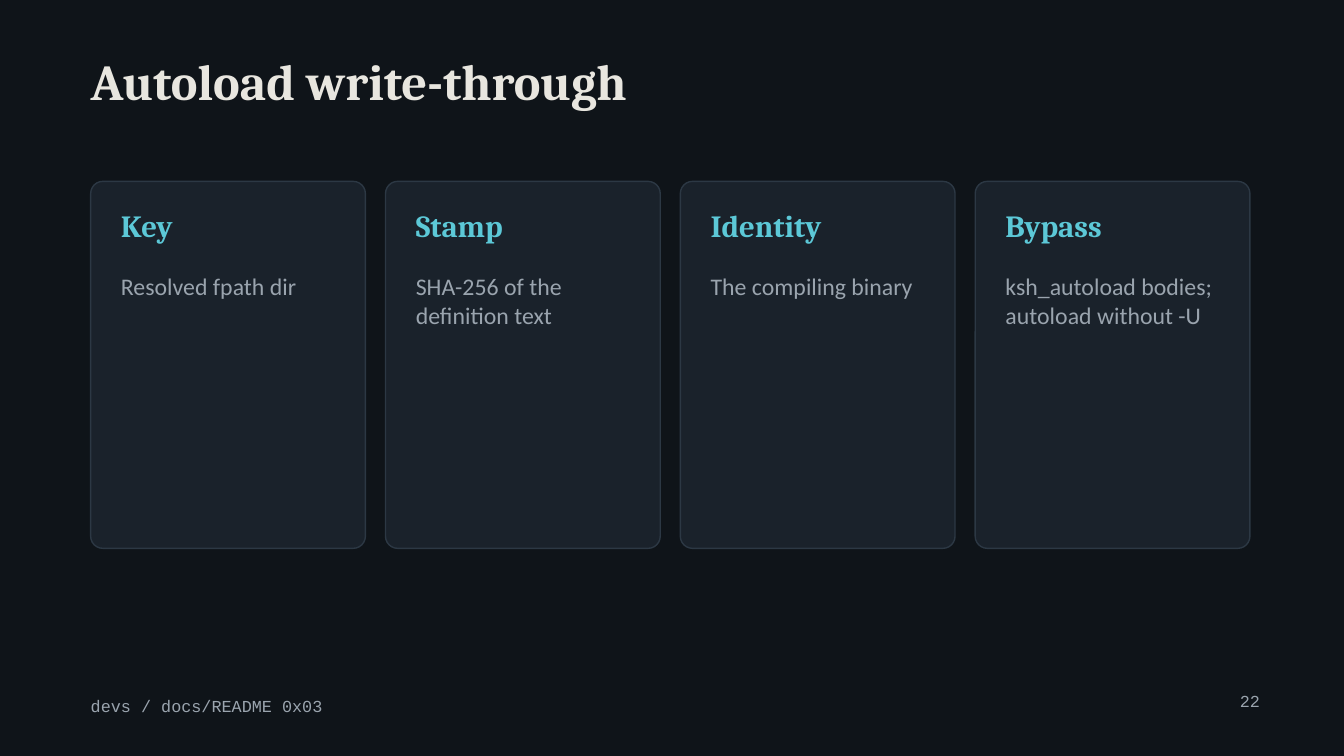
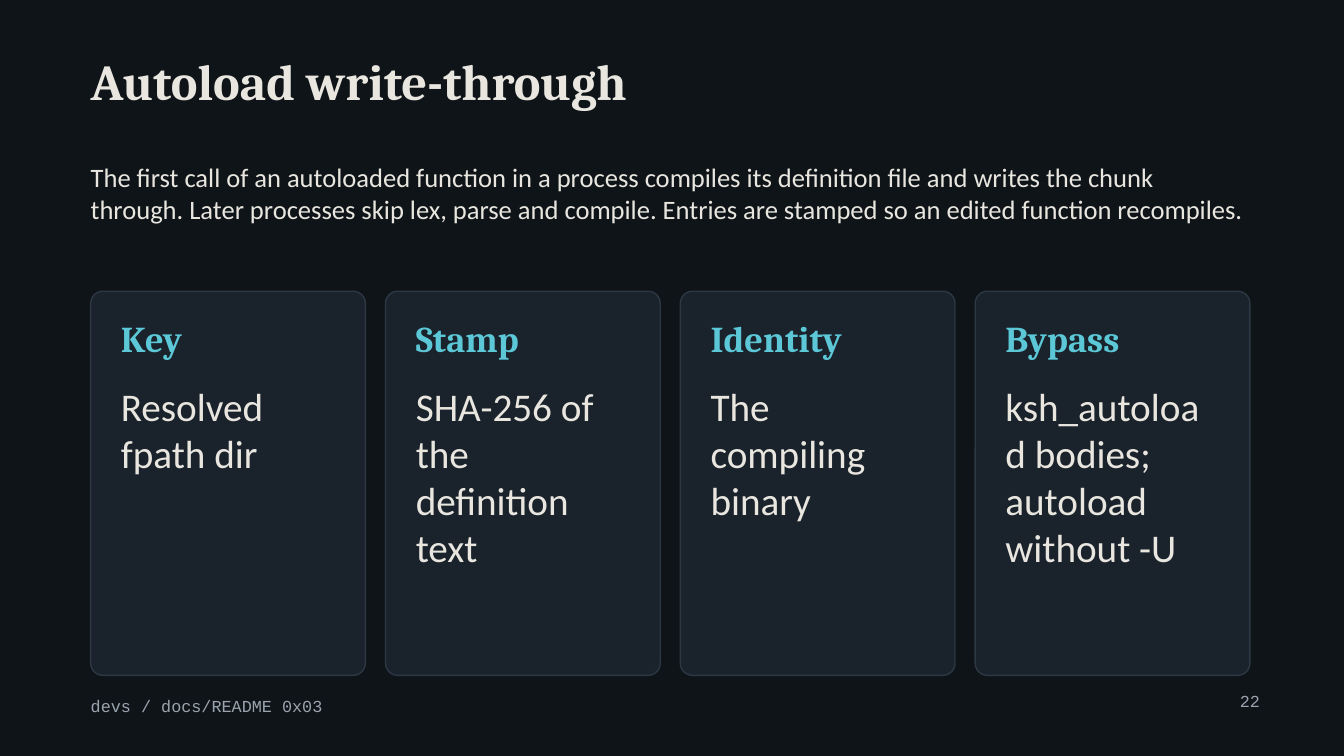
Before and after one commit to MenkeTechnologies/zshrs, a slide deck: slide 22 of docs/talk-devs.pptx. Drawn at 1344x756 pixels with LibreOffice and Linux fonts; fonts in the diff are those of the drawing; background and template pictures are left out. Boxes give left, top, right and bottom in pixels: in the first picture for what was removed or moved away, otherwise in the second. Text is boxed around its words. In the diff, an @@ line names an element or a change of style, - is before the commit and + after.

```diff
--- a/docs/talk-devs.pptx
+++ b/docs/talk-devs.pptx
@@ text added at [91, 168, 1242, 224], 19 pt, text #E8E6DF @@
+The first call of an autoloaded function in a process compiles its definition file and writes the chunk through. Later processes skip lex, parse and compile. Entries are stamped so an edited function recompiles.
@@ rounded rectangle: place and size @@
-rounded rectangle at [91, 181, 366, 548]
+rounded rectangle at [91, 291, 366, 676]
@@ rounded rectangle: place and size @@
-rounded rectangle at [386, 181, 661, 548]
+rounded rectangle at [386, 291, 661, 676]
@@ rounded rectangle: place and size @@
-rounded rectangle at [681, 181, 956, 548]
+rounded rectangle at [681, 291, 956, 676]
@@ rounded rectangle: place and size @@
-rounded rectangle at [976, 181, 1251, 548]
+rounded rectangle at [976, 291, 1251, 676]
@@ 4 texts: place and size @@
-4 texts at [121, 215, 1101, 244]
+4 texts at [121, 326, 1119, 360]
@@ size 22 to 26 pt in 4 elements at [121, 327, 182, 360], [416, 327, 519, 360], [711, 326, 842, 360], [1005, 327, 1119, 360] @@
@@ text "Resolved fpath dir": place and size @@
-text "Resolved fpath dir" at [121, 278, 296, 299]
+text "Resolved fpath dir" at [121, 393, 263, 475]
@@ text "SHA-256 of the definition text": place and size @@
-text "SHA-256 of the definition text" at [416, 278, 561, 324]
+text "SHA-256 of the definition text" at [416, 394, 594, 563]
@@ text "The compiling binary": place and size @@
-text "The compiling binary" at [711, 278, 912, 299]
+text "The compiling binary" at [711, 393, 866, 522]
@@ size 17 to 28 pt, text colour #9AA4AE to #E8E6DF in 4 elements at [121, 393, 263, 475], [416, 394, 594, 563], [711, 393, 866, 522], [1005, 393, 1199, 563] @@
@@ text "ksh_autoload bodies; autoload without -U": place and size @@
-text "ksh_autoload bodies; autoload without -U" at [1005, 278, 1212, 324]
+text "ksh_autoload bodies; autoload without -U" at [1005, 393, 1199, 563]
```
Also in this commit, not shown: 52 other slides changed, 2 other files.
